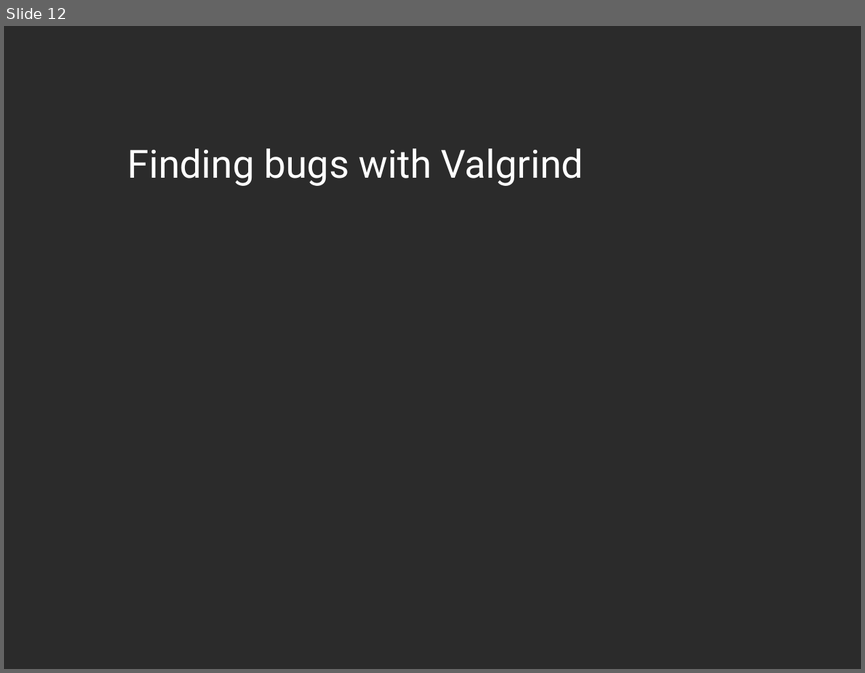
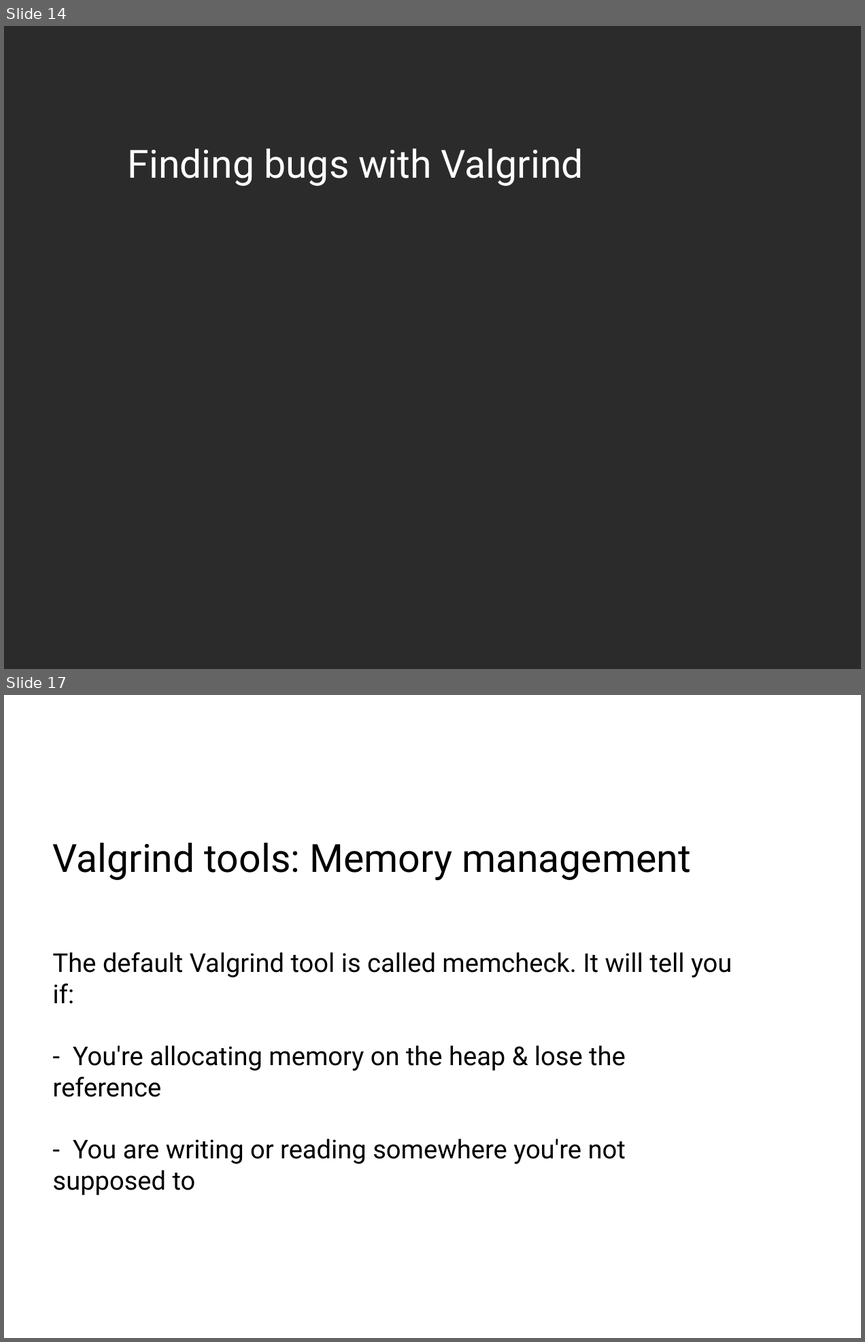
Before and after one commit to dneary/linux-devel-tools-tutorial, a slide deck: Linux Devtools.odp. Shown one above the other, each under a label of ours: slide 12 before the commit, slides 14 and 17 after it; the slides between them are not shown. The pictures are 865x673 and 865x1342 pixels, drawn with LibreOffice and Linux fonts; fonts in the diff are those of the drawing; background and template pictures are left out; a plain dark background stands for a picture behind light text. Boxes give left, top, right and bottom in pixels: in the first picture for what was removed or moved away, otherwise in the second. Text is boxed around its words. In the diff, an @@ line names an element or a change of style, - is before the commit and + after.

```diff
--- a/Linux Devtools.odp
+++ b/Linux Devtools.odp
@@ slide 17 added at (x1=4, y1=695, x2=861, y2=1338), background #FFFFFF @@
@@ text added at (x1=53, y1=843, x2=691, y2=881), 36 pt, text #000000 @@
+Valgrind tools: Memory management
@@ text added at (x1=53, y1=952, x2=732, y2=1195), 24 pt, text #000000 @@
+The default Valgrind tool is called memcheck. It will tell you if:
+- You're allocating memory on the heap & lose the reference
+- You are writing or reading somewhere you're not supposed to
@@ what was slide 12 is now slide 14 @@
```
Also in this commit, not shown: 2 slides changed, 10 other slides added, 1 slide removed, 2 other files.
